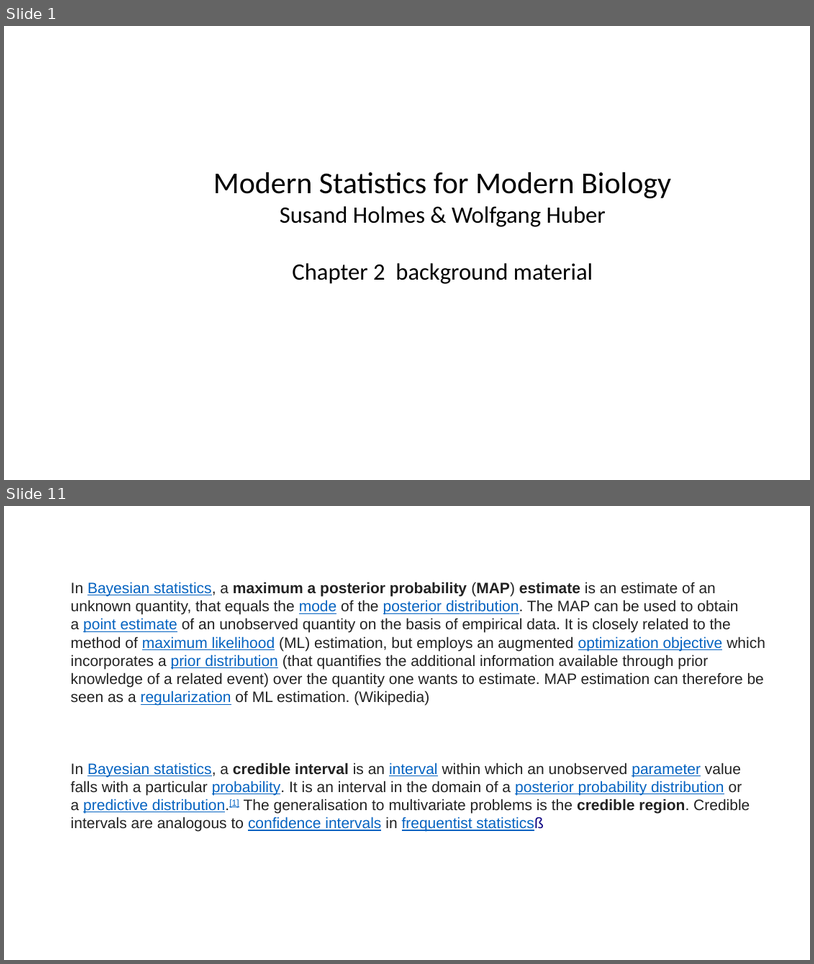
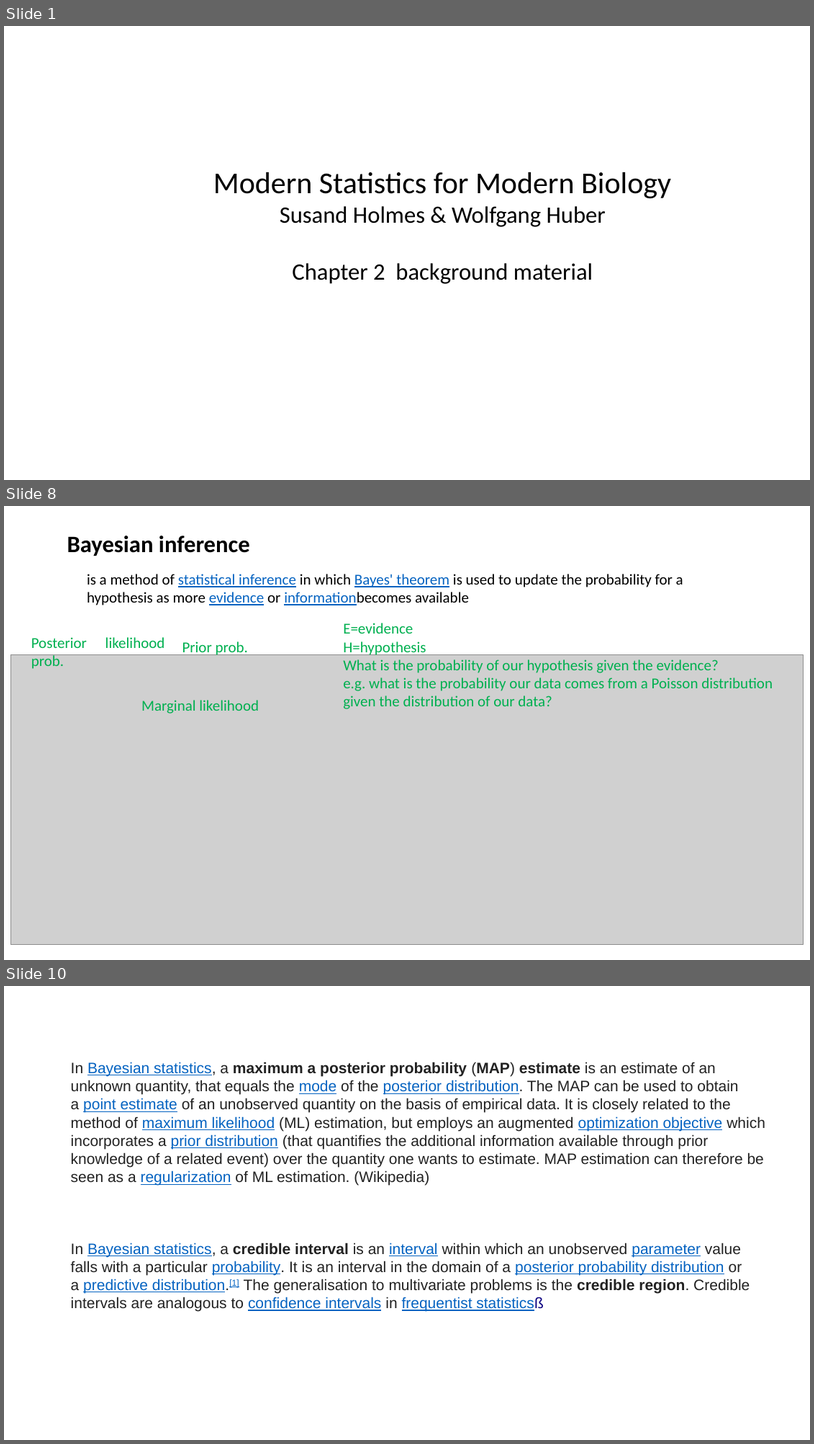
Before and after one commit to jsemple19/modernStats4biol_Holmes, a slide deck: chapter02/Chapter02.pptx. Shown one above the other, each under a label of ours: slides 1 and 11 before the commit, slides 1, 8 and 10 after it; the slides between them are not shown. The pictures are 814x964 and 814x1444 pixels, drawn with LibreOffice and Linux fonts; fonts in the diff are those of the drawing; grey boxes stand for pictures. Boxes give left, top, right and bottom in pixels: in the first picture for what was removed or moved away, otherwise in the second. Text is boxed around its words. In the diff, an @@ line names an element or a change of style, - is before the commit and + after.

```diff
--- a/chapter02/Chapter02.pptx
+++ b/chapter02/Chapter02.pptx
@@ slide 8 added at bbox=[4, 506, 810, 960], background #FFFFFF @@
@@ text added at bbox=[67, 536, 250, 556], 28 pt, text #000000, bold @@
+Bayesian inference
@@ text added at bbox=[87, 574, 684, 605], 18 pt, text #000000 @@
+is a method of statistical inference in which Bayes' theorem is used to update the probability for a hypothesis as more evidence or informationbecomes available
@@ text added at bbox=[343, 623, 773, 709], 18 pt, text #00B050 @@
+E=evidence
+H=hypothesis
+What is the probability of our hypothesis given the evidence?
+e.g. what is the probability our data comes from a Poisson distribution
+given the distribution of our data?
@@ picture added at bbox=[10, 655, 804, 944] @@
@@ text added at bbox=[31, 637, 87, 669], 18 pt, text #00B050 @@
+Posterior
+prob.
@@ text added at bbox=[106, 637, 165, 648], 18 pt, text #00B050 @@
+likelihood
@@ text added at bbox=[183, 641, 248, 656], 18 pt, text #00B050 @@
+Prior prob.
@@ text added at bbox=[142, 700, 259, 713], 18 pt, text #00B050 @@
+Marginal likelihood
@@ what was slide 11 is now slide 10 @@
```
Also in this commit, not shown: 2 slides changed, 9 other slides added.
